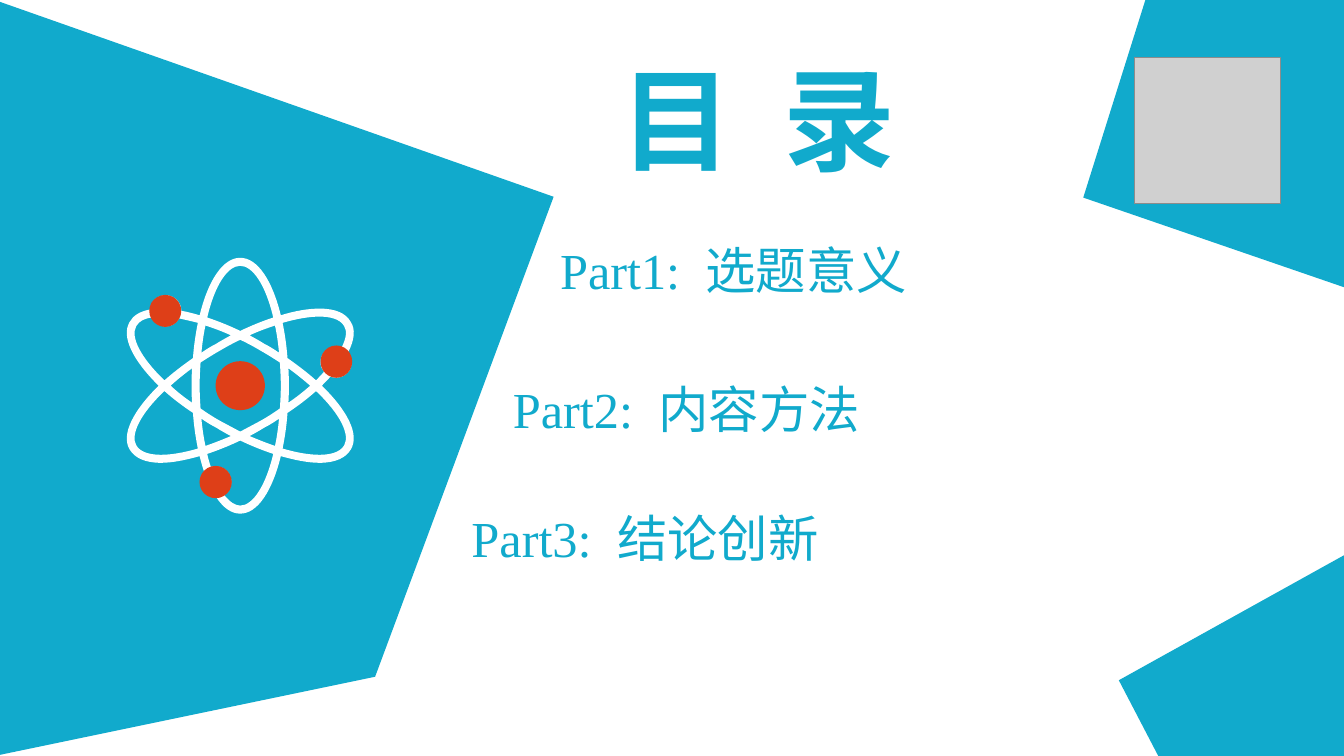
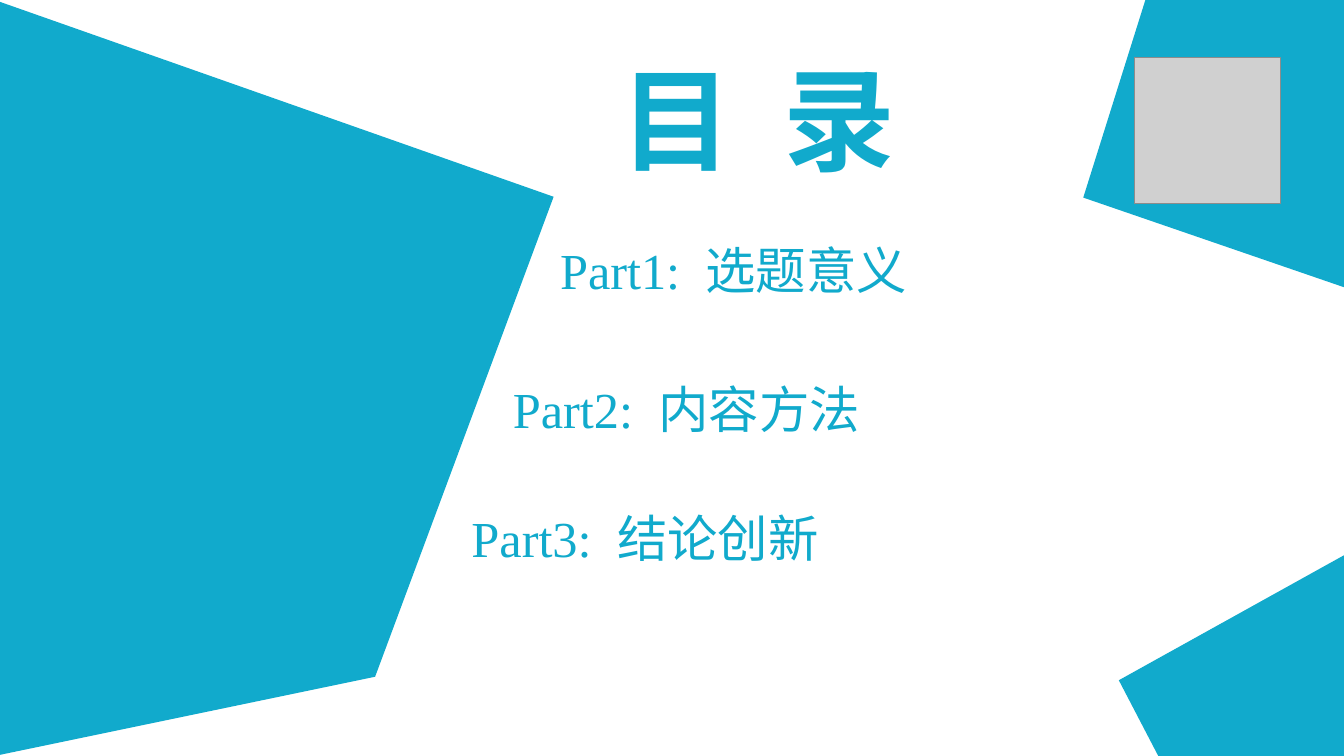
Before and after one commit to RyanWangg/FinalPaper, a slide deck: slide 2 of 毕业论文答辩展示.ppt. Drawn at 1344x756 pixels with LibreOffice and Linux fonts; fonts in the diff are those of the drawing; grey boxes stand for pictures; background and template pictures are left out. Boxes give left, top, right and bottom in pixels: in the first picture for what was removed or moved away, otherwise in the second. Text is boxed around its words. In the diff, an @@ line names an element or a change of style, - is before the commit and + after.

```diff
--- a/毕业论文答辩展示.ppt
+++ b/毕业论文答辩展示.ppt
@@ group removed at (121, 258, 360, 514): 4 ellipses, 1 freeform shape @@
```
Also in this commit, not shown: 3 other slides changed.
